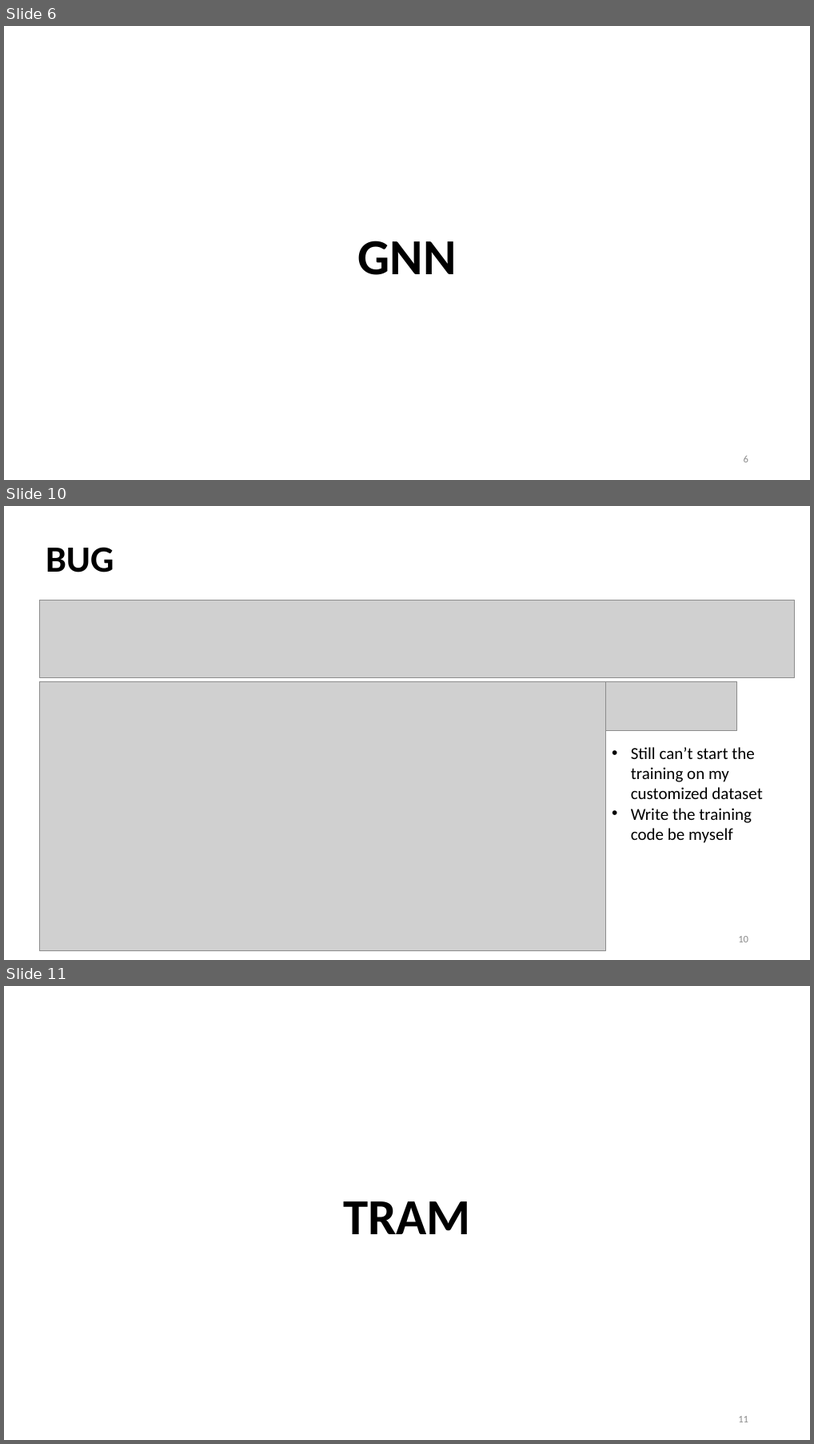
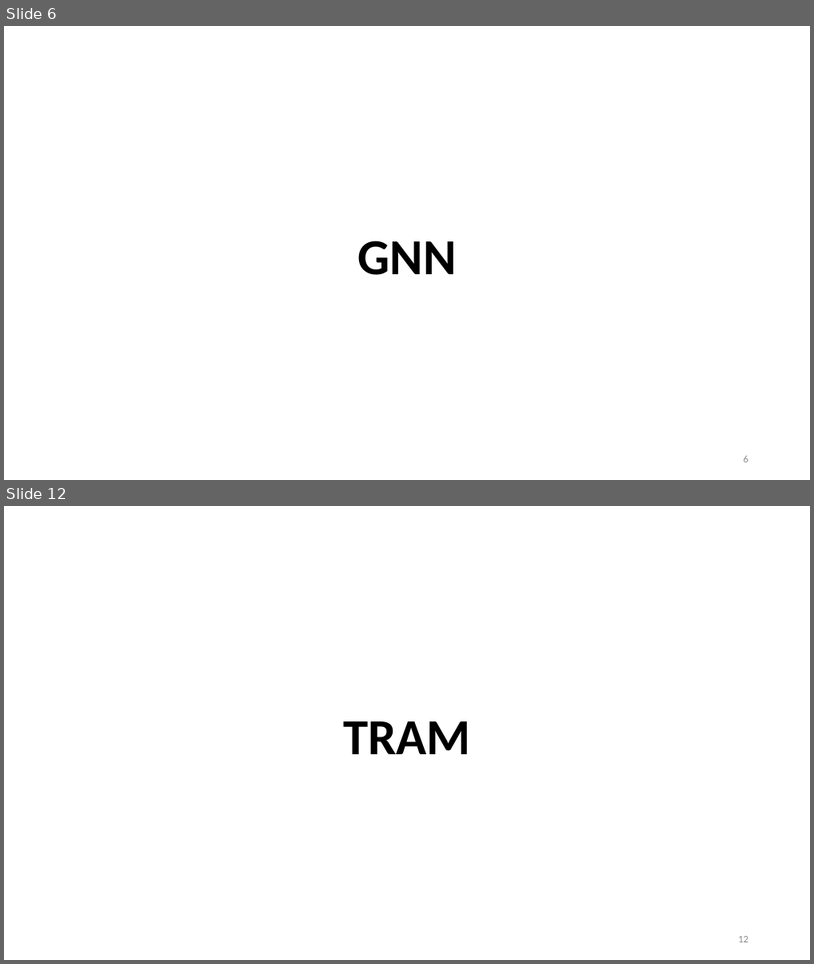
Before and after one commit to Bai1026/Intern-IIS, a slide deck: Meeting/Presentation_0809.pptx. Shown one above the other, each under a label of ours: slides 6, 10 and 11 before the commit, slides 6 and 12 after it; the slides between them are not shown. The pictures are 814x1444 and 814x964 pixels, drawn with LibreOffice and Linux fonts; fonts in the diff are those of the drawing; grey boxes stand for pictures. Boxes give left, top, right and bottom in pixels: in the first picture for what was removed or moved away, otherwise in the second. Text is boxed around its words. In the diff, an @@ line names an element or a change of style, - is before the commit and + after.

```diff
--- a/Meeting/Presentation_0809.pptx
+++ b/Meeting/Presentation_0809.pptx
@@ slide 10 removed at bbox=[4, 506, 810, 960], background #FFFFFF @@
@@ title removed at bbox=[46, 547, 114, 572] @@
-BUG
@@ picture removed at bbox=[40, 600, 794, 677] @@
@@ picture removed at bbox=[40, 681, 606, 951] @@
@@ picture removed at bbox=[606, 681, 738, 731] @@
@@ text removed at bbox=[631, 747, 762, 843] @@
-• Still can’t start the training on my customized dataset
-• Write the training code be myself
@@ page number removed at bbox=[738, 936, 749, 942] @@
-10
@@ what was slide 11 is now slide 12 @@
```
Also in this commit, not shown: 3 slides changed, 5 slides added, 3 other slides removed, 31 other files.
